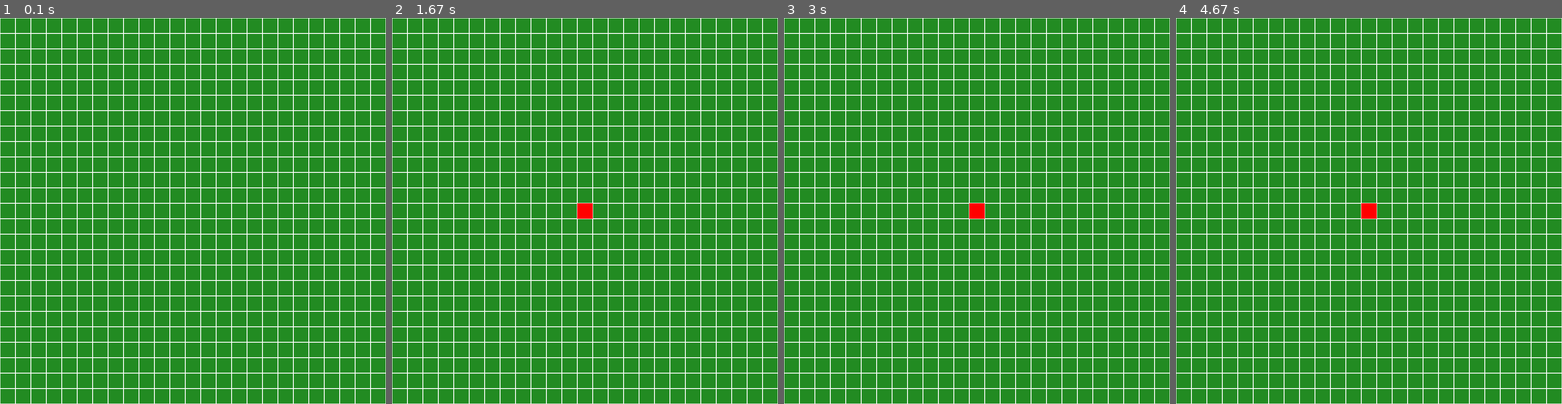
Above: before the commit, frames 1-4 (left to right).
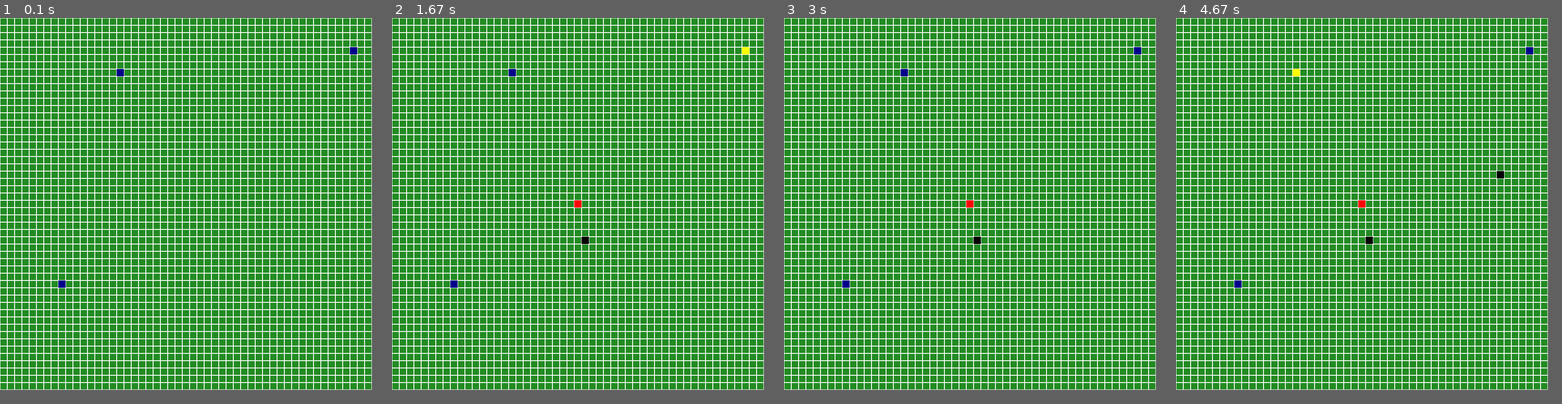
Above: after the commit, the same moments.

Repository: markus-brln/BachelorThesisForestFireControl
Game: pygame game, started from gui/main.py
Two runs of this game, one before a commit and one after it. Both use one fixed random seed, a clock stepped at 60 frames per second and the inputs below.
Inputs (mouse positions are in pixels of both pictures, inside the frame that each line leads up to):
- Up to frame 1 (0.1 s): no input
- Up to frame 2 (1.67 s): tap Space at 0.33 s; tap W at 0.67 s; press the mouse at (585, 241) at 1.13 s; move the mouse to (581, 245) at 1.23 s; release the mouse at (577, 249) at 1.37 s
- Up to frame 3 (3 s): press the mouse at (977, 241) at 1.73 s; move the mouse to (942, 160) at 1.83 s; release the mouse at (911, 83) at 1.97 s; press the mouse at (977, 241) at 2.53 s; move the mouse to (1031, 218) at 2.63 s; release the mouse at (1085, 195) at 2.77 s
- Up to frame 4 (4.67 s): move the mouse to (1496, 176) at 3.43 s; tap W at 3.47 s; click (1496, 176) at 3.87 s; press the mouse at (1369, 241) at 4.4 s; move the mouse to (1318, 257) at 4.5 s; release the mouse at (1272, 268) at 4.63 s
The window is 900x900 before the commit and 867x867 after it. Grey fills any space a smaller window leaves; there, only what the larger window draws over its background counts as a difference.

The runs differ from the first frame. In frame 1, 27% of the frame differs, in the area x 0-100%, y 0-100%; in frame 2, 27%; in frame 3, 27%; in frame 4, 27%.

Commit message:
agents assigned waypoints and moving to waypoint now

Diff:
--- a/gui/Controller/controller.py
+++ b/gui/Controller/controller.py
@@ -11,7 +11,13 @@
     # Initialization
     self.mouse_button_pressed = False   ## Mouse button assumed not to be pressed initially
 
+    self.collecting_waypoints = False
+    self.agent_no = 0
+
   def update(self, event):
+    if self.collecting_waypoints:
+      self.collect_waypoints(event)
+      return
 
     if self.model.reset_necessary:        # M update view when resetting env (hacky way)
       self.view.update()
@@ -40,9 +46,11 @@
       # Keyboard button pressed
       self.key_press(event)
 
+
   def shut_down(self, event):
     self.model.shut_down()              ## Ensure proper shutdown of the model
     exit(0)                             ## Exit program
+
 
   def select(self, event):
     # Determine the block the mouse is covering
@@ -52,6 +60,31 @@
       self.model.select_square(position)
     else:                              ## Right click
       self.model.deselect_square(position)
+
+  def start_collecting_waypoints(self):
+    print("Assigning waypoints")
+    self.view.clear_waypoints([self.model.find_node(pos) for pos in self.model.waypoints])
+    self.collecting_waypoints = True
+    self.agent_no = 0
+    self.model.highlight_agent(0)
+
+
+  def collect_waypoints(self, event):
+    if event.type != pygame.MOUSEBUTTONDOWN:
+      return
+
+    position = self.view.pixel_belongs_to_block(event.pos)
+    self.model.select_square(position)
+
+    self.agent_no += 1
+    if self.agent_no >= len(self.model.agents):
+      self.collecting_waypoints = False
+      self.model.highlight_agent(None)
+      return
+
+    self.model.highlight_agent(self.agent_no)
+
+
 
   def key_press(self, event):
     start = time.time()
@@ -64,3 +97,6 @@
 
     if event.key == pygame.K_c:
       self.model.waypoints.clear()
+
+    if event.key == pygame.K_w:
+      self.start_collecting_waypoints()
--- a/gui/Model/agent.py
+++ b/gui/Model/agent.py
@@ -10,6 +10,8 @@
   # TODO: Original code gave W as parameter. Find out purpose
   def __init__(self, position, model, active = False):
     self.position = position
+    self.node = model.find_node(position)
+    self.prev_node = model.find_node(position)
     self.dead = False
     self.digging = True
     self.active = active
@@ -26,21 +28,8 @@
     if self.save_move:
       self.agent_hist.append(self.position)
 
-  def assign_new_waypoint(self):
-    # TODO M agent new waypoints
-    ## really confused for the need for this function at the moment
-    self.waypoint_old = self.waypoint     # waypoint_old == None for first assignment, so it won't be saved
-    print("agent at pos: ", self.position, "needs waypoint")
-    self.active = True
-    # 1. change color of active agent, maybe draw "circle of reach" around it
-    # 2. wait for human to give waypoint (probably good to print agent pos + "waiting for input" to cmd)
-    if self.model.waypoints:
-      # 3. set new private waypoint
-      self.move()
-    else:
-      print("no waypoints")
-
-
+  def assign_new_waypoint(self, position):
+    self.waypoint = position
 
 
   def dig(self):
@@ -52,13 +41,14 @@
 
 
   def move(self):
-    waypoint = self.get_waypoint() # M should be changed to "I got a waypoint assigned by a human, I will move in this direction"
-    if waypoint is None:
-      self.dig()
+    if self.waypoint is None:
       return
 
-    self.position = Direction.find(self.position, waypoint)(self.position)
-    # self.position = Direction.DOWN(self.position)
+    self.prev_node = self.node
+    self.position = Direction.find(self.position, self.waypoint)(self.position)
+    self.node = self.model.find_node(self.position)
+
+    self.model.agent_moves(self)
 
 
   def get_waypoint(self):
--- a/gui/Model/environment.py
+++ b/gui/Model/environment.py
@@ -43,6 +43,7 @@
 
     ## Data saving initialization
     self.DataSaver = DataSaver(self)
+    self.highlighted_agent = None
 
 
   def init_nodes(self):
@@ -121,15 +122,16 @@
     #       self.DataSaver.append_datapoint()
 
     # 1
-    if self.time % 2 == 0:        # every 5 time steps new waypoints should be set
-      #print("agents require new waypoints")
-      for agent in self.agents:
-        agent.assign_new_waypoint() # waypoint to
+    # if self.time % 2 == 0:        # every 5 time steps new waypoints should be set
+    #   #print("agents require new waypoints")
+    #   for agent in self.agents:
+    #     agent.assign_new_waypoint() # waypoint to
 
     self.time += 1                # fire and agents need this info
     # 2
-    #for agent in self.agents:
-      #agent.timestep()            # walks 1 step towards current waypoint & digs on the way
+    for agent in self.agents:
+      agent.timestep()            # walks 1 step towards current waypoint & digs on the way
+
     for node_row in self.nodes:
       for node in node_row:
         node.time_step()
@@ -194,18 +196,30 @@
 
 
 ## Model manipulation
+  def start_collecting_waypoints(self):
+    self.waypoints.clear()
+
+  def highlight_agent(self, agent_no):
+    if agent_no is None:
+      self.highlighted_agent = None
+      for subscriber in self.subscribers:
+        subscriber.update(UpdateType.HIGHLIGHT_AGENT)
+      return
+
+    self.highlighted_agent = self.agents[agent_no]
+    for subscriber in self.subscribers:
+      subscriber.update(UpdateType.HIGHLIGHT_AGENT, agent = self.highlighted_agent)
+
+
   def select_square(self, position):
-    for agent in self.agents:
-      if position == agent.position:
-        agent.dig()
-        return
-
-    if position not in self.firepos:       ## Cannot set waypoint in the fire
-      self.waypoints.add(position)         # Add to list of waypoints
-
-
-  def deselect_square(self, position):
-    self.waypoints.discard(position) # Remove from list of waypoints
+    if self.highlighted_agent == None:
+      return
+
+    self.highlighted_agent.assign_new_waypoint(position)
+    self.waypoints.add(position)
+    for subscriber in self.subscribers:
+      subscriber.update(UpdateType.WAYPOINT, position = position)
+
 
 
   ## State changes
@@ -219,13 +233,12 @@
       self.firebreaks.add(node.position)
 
     for subscriber in self.subscribers:
-      subscriber.update(UpdateType.NODE, node)
-
-
-  def agent_moves(self, node_from, node_to):
-    for subscriber in self.subscribers:
-      subscriber.update(UpdateType.NODE, node_from) ## Redraw old node
-      subscriber.update(UpdateType.AGENT, node_to)
+      subscriber.update(UpdateType.NODE, node = node)
+
+
+  def agent_moves(self, agent):
+    for subscriber in self.subscribers:
+      subscriber.update(UpdateType.AGENT, agent = agent)
 
 
   def subscribe(self, subscriber):
--- a/gui/Model/node.py
+++ b/gui/Model/node.py
@@ -48,7 +48,7 @@
 
   def set_default_properties(self):
     if self.type == NodeType.GRASS:
-      self.default_props = {"fuel": 10, "temp": 0, "ign_thres": 2.5}
+      self.default_props = {"fuel": 15, "temp": 0, "ign_thres": 3.5}
     if self.type == NodeType.WATER:
       self.default_props = {"fuel": 0, "temp": 0, "ign_thres": float("inf")}
 
--- a/gui/View/updatetype.py
+++ b/gui/View/updatetype.py
@@ -6,3 +6,4 @@
   AGENT = 2
   WAYPOINT = 3
   TIMESTEP_COMPLETE = 4
+  HIGHLIGHT_AGENT = 5
--- a/gui/View/view.py
+++ b/gui/View/view.py
@@ -28,10 +28,14 @@
     self.draw_initial_model()     ## Draw initial model
     self.model.subscribe(self)    ## Subscribe to changes
 
+    self.highlighted_agent = None
+
 
   def draw_initial_model(self):
       self.window.fill(pygame.Color("ForestGreen"))
       self.draw_grid()
+      for agent in self.model.agents:
+        self.draw_block(agent.position, pygame.Color("DarkBlue"))
       self.draw()
 
 
@@ -42,13 +46,27 @@
     return (x, y)
 
 
-  def update(self, update_type: UpdateType, node = None, agent = None):
+  def update(self, update_type: UpdateType, position = None, node = None, agent = None):
     if update_type == UpdateType.RESET:
       self.draw_initial_model()
     if update_type == UpdateType.NODE:
       self.node_change(node)
     if update_type == UpdateType.AGENT:
+      self.node_change(agent.prev_node)
       self.draw_block(agent.position, pygame.Color("DarkBlue"))
+
+    if update_type == UpdateType.WAYPOINT:
+      print(position)
+      self.draw_block(position, pygame.Color("Black"))
+      self.draw()
+
+    if update_type == UpdateType.HIGHLIGHT_AGENT:
+      if self.highlighted_agent is not None:
+        self.draw_block(self.highlighted_agent.position,  pygame.Color("DarkBlue"))
+      if agent is not None:
+        self.draw_block(agent.position, pygame.Color("Yellow"))
+      self.highlighted_agent = agent
+      self.draw()
 
     if update_type == UpdateType.TIMESTEP_COMPLETE:
       self.draw()
@@ -92,5 +110,10 @@
     self.window.blit(textsurface, (0, 0))
 
 
+  def clear_waypoints(self, old_waypoints):
+    for node in old_waypoints:
+      self.node_change(node)
+
+
   def draw(self):
     pygame.display.update()
--- a/gui/main.py
+++ b/gui/main.py
@@ -17,14 +17,14 @@
 
 def main():
   # Environment parameters
-  size = 25
-  nr_of_agents = 0
+  size = 51
+  nr_of_agents = 3
   firesize = 1
   block_size_in_pixels = int(900 / size)
 
 
   # Initialization
-  environment = Model(size, nr_of_agents, firesize, wind_dir=Direction.NONE)   ## Initialize Environment
+  environment = Model(size, nr_of_agents, firesize, wind_dir=Direction.EAST)   ## Initialize Environment
   view = View(environment, block_size_in_pixels)  ## Start View
   controller = Controller(environment, view)      ## Initialize Controller with model and view
 
